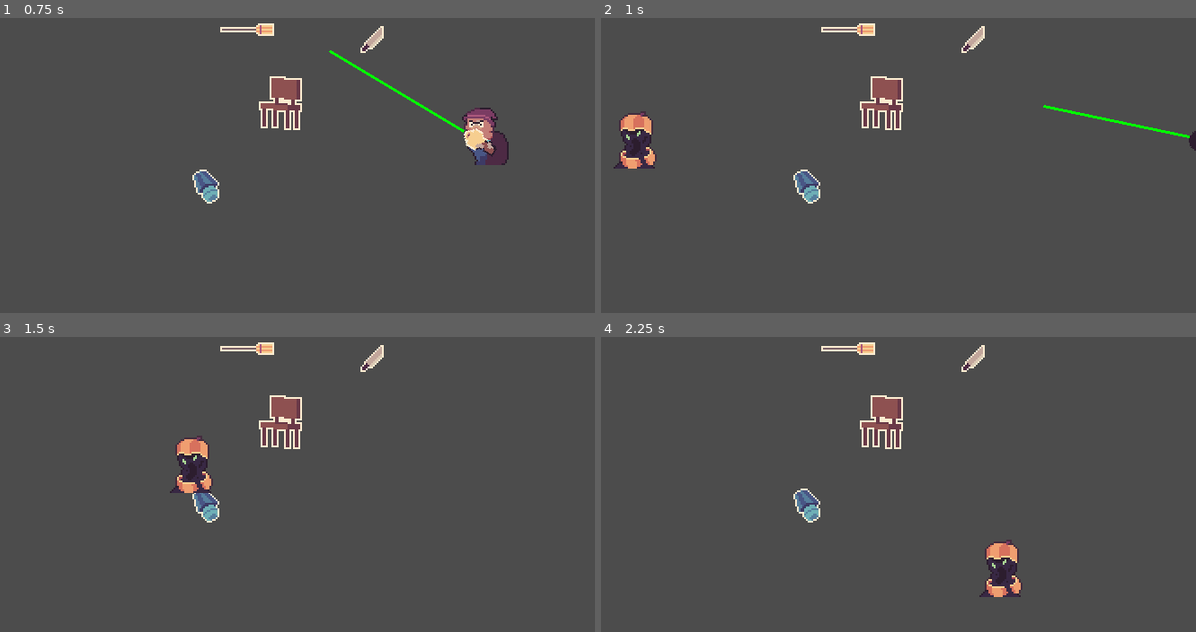
Above: before the commit, frames 1-4 (two rows, left to right).
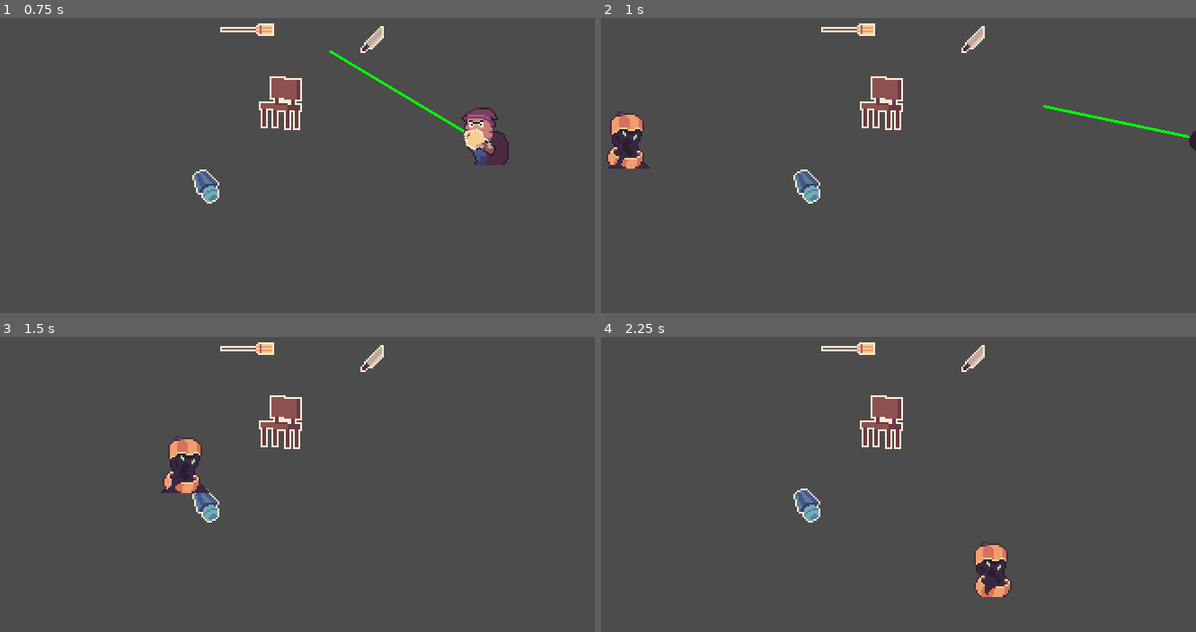
Above: after the commit, the same moments.

Repository: OceanBoy612/BrackeysJam2021
Game: Godot game, scene res://Code/TestScene/playground.tscn
Same seed, same stepped clock (60 frames per second), same inputs: the game is played once before the commit and once after it. The project has no main scene, so this scene is started directly.
Inputs (mouse positions are in pixels of both pictures, inside the frame that each line leads up to):
- Up to frame 1 (0.75 s): tap Enter (ui_accept) at 0.5 s; move the mouse to (404, 100) at 0.52 s; hold Right (ui_right) from 0.53 s (still down)
- Up to frame 2 (1 s): keep holding Right (ui_right); tap Enter (ui_accept) at 0.77 s
- Up to frame 3 (1.5 s): move the mouse to (113, 457) at 1.27 s; release Right (ui_right) at 1.28 s; hold Down (ui_down) from 1.28 s (still down)
- Up to frame 4 (2.25 s): tap Enter (ui_accept) at 1.52 s; move the mouse to (922, 351) at 2.02 s; release Down (ui_down) at 2.03 s; hold Right (ui_right) from 2.03 s (still down)

Frame 1 is identical in both runs. In frame 2, 0.9% of the frame differs, in the area x 0-10%, y 31-52%; in frame 3, 0.8%; in frame 4, 0.9%, in the area x 62-71%, y 68-89%.

Commit message:
Setup enemy animations

Diff:
--- a/src/Code/Enemies/Enemy.tscn
+++ b/src/Code/Enemies/Enemy.tscn
@@ -1,7 +1,8 @@
-[gd_scene load_steps=4 format=2]
+[gd_scene load_steps=5 format=2]
 
 [ext_resource path="res://Art/Spriteframes/Pumpkiller_spriteframes.tres" type="SpriteFrames" id=1]
 [ext_resource path="res://Code/Enemies/Enemy.gd" type="Script" id=2]
+[ext_resource path="res://Code/Enemies/Sprite.gd" type="Script" id=3]
 
 [sub_resource type="RectangleShape2D" id=1]
 extents = Vector2( 10.1946, 14.9538 )
@@ -15,6 +16,7 @@
 [node name="Sprite" type="AnimatedSprite" parent="."]
 frames = ExtResource( 1 )
 animation = "Walk"
+script = ExtResource( 3 )
 
 [node name="Shape" type="CollisionShape2D" parent="."]
 shape = SubResource( 1 )
--- /dev/null
+++ b/src/Code/Enemies/Sprite.gd
@@ -0,0 +1,10 @@
+extends AnimatedSprite
+
+
+func _process(_delta):
+	play()
+
+	if get_parent().move_dir.x > 0:
+		flip_h = true
+	else:
+		flip_h = false
